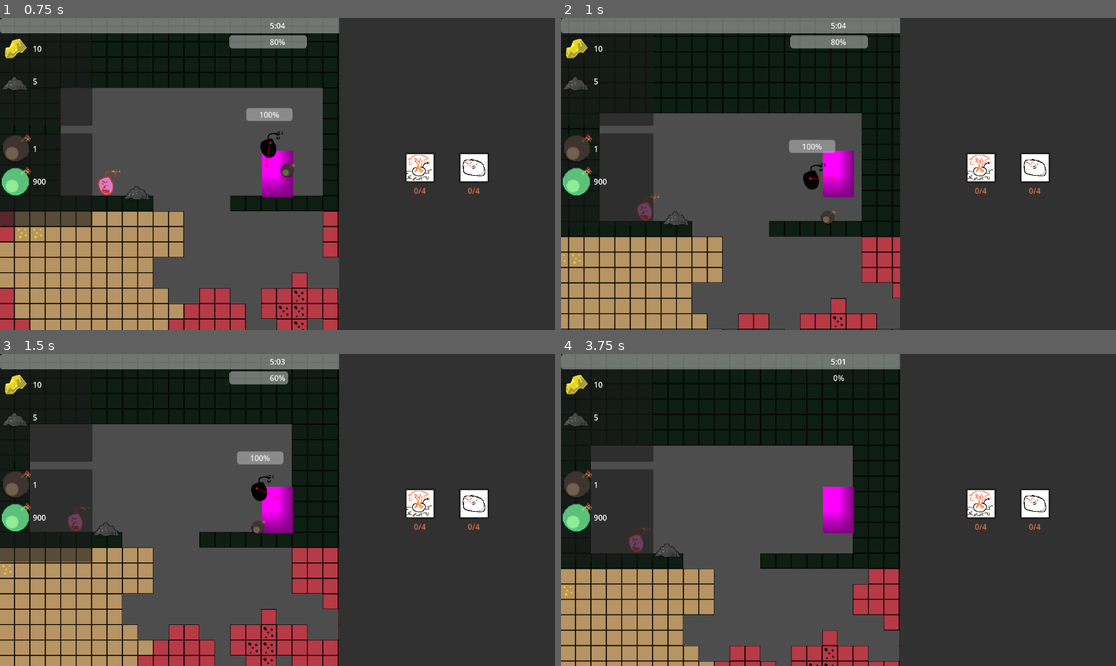
Above: before the commit, frames 1-4 (two rows, left to right).
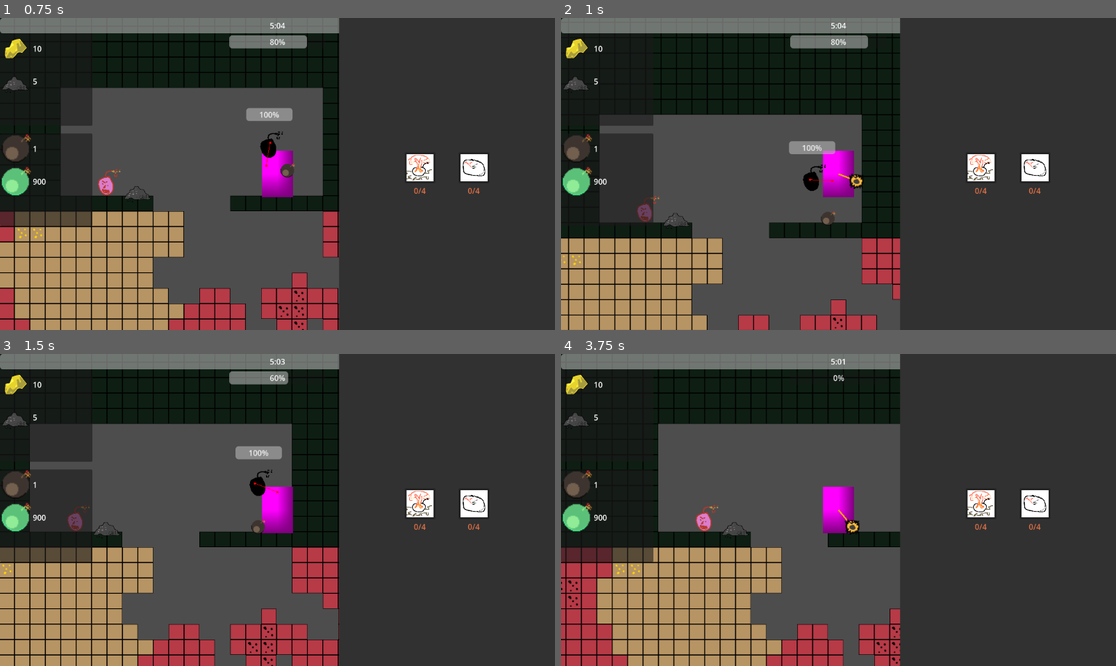
Above: after the commit, the same moments.

Repository: DevFTB/LD57
Game: Godot game, scene res://game.tscn
Two runs of this game, one before a commit and one after it. Both use one fixed random seed, a clock stepped at 60 frames per second and the inputs below.
Inputs (mouse positions are in pixels of both pictures, inside the frame that each line leads up to):
- Up to frame 1 (0.75 s): move the mouse to (399, 158) at 0.52 s; hold D (move_right) from 0.53 s (still down); click (399, 158) at 0.6 s
- Up to frame 2 (1 s): keep holding D (move_right); tap W (jump) at 0.77 s; right-click (960, 158) at 0.8 s
- Up to frame 3 (1.5 s): keep holding D (move_right); tap W (jump) at 1.07 s; move the mouse to (166, 525) at 1.27 s; right-click (166, 525) at 1.35 s
- Up to frame 4 (3.75 s): tap W (jump) at 1.52, 1.55, 1.82, 3.02, 3.32 s; move the mouse to (894, 441) at 2.02 s; release D (move_right) at 2.03 s; hold A (move_left) 2.03-2.78 s; hold W (jump) 2.03-2.78 s; click (894, 441) at 2.3 s; move the mouse to (810, 572) at 2.77 s; hold D (move_right) from 2.78 s (still down); tap E (interact) at 2.85 s; right-click (810, 572) at 3.05 s; move the mouse to (1005, 556) at 3.52 s; hold 1 (select_bomb_1) from 3.53 s (still down)

Frame 1 is identical in both runs. In frame 2, 3.9% of the frame differs, in the area x 0-62%, y 5-100%; in frame 3, 2.4%; in frame 4, 26%, in the area x 0-62%, y 4-100%.

Commit message:
added grapple hook and grapple point

Diff:
--- /dev/null
+++ b/entities/player/grapple_point.gd
@@ -0,0 +1,53 @@
+extends CharacterBody2D
+class_name GrapplePoint
+signal attached
+
+enum GrappleState {
+	INACTIVE, SEARCHING, ATTACHED
+}
+
+@export var speed: float = 1000.0
+@export var max_attachment_distance := 1500.0
+@onready var player: Player = get_parent()
+
+var grapple_state: GrappleState
+
+func _ready() -> void:
+	set_state(GrappleState.INACTIVE)
+
+func throw(direction: Vector2) -> void:
+	position = player.position
+	velocity = direction * speed
+	set_state(GrappleState.SEARCHING)
+
+func _physics_process(_delta: float) -> void:
+	move_and_slide()
+	queue_redraw()
+
+	if grapple_state == GrappleState.SEARCHING:
+		if position.distance_to(player.position) > max_attachment_distance:
+			cancel()
+		elif get_slide_collision_count() > 0 and grapple_state == GrappleState.SEARCHING:
+			for i in range(get_slide_collision_count()):
+				var collision := get_slide_collision(i)
+				var collider := collision.get_collider()
+				if collider is TileMapLayer:
+					velocity = Vector2.ZERO
+					set_state(GrappleState.ATTACHED)
+					attached.emit()
+
+func cancel() -> void:
+	set_state(GrappleState.INACTIVE)
+	velocity = Vector2.ZERO
+
+func set_state(new_state: GrappleState) -> void:
+	grapple_state = new_state
+	match grapple_state:
+		GrappleState.INACTIVE:
+			hide()
+		_:
+			show()
+
+func _draw():
+	if not grapple_state == GrappleState.INACTIVE:
+		draw_line(Vector2(), player.position - position, Color.ORANGE, 3.0)
--- a/entities/player/player.gd
+++ b/entities/player/player.gd
@@ -1,15 +1,14 @@
 extends GroundedCharacterController
 class_name Player
-
-class ThrowReleasedEventData:
-	var position: Vector2
-	var impulse: Vector2
-	var bomb_type: BombType
 
 signal interacted
 
 signal throw_initiated()
 signal throw_released(data: ThrowReleasedEventData)
+
+enum MovementState {
+	FREE, GRAPPLE
+}
 
 @export var available_bomb_types: Array[BombType]
 
@@ -17,12 +16,15 @@
 @export var throw_force_curve: Curve
 @export var throw_strength_curve: Curve
 @export var maximum_throw_hold_time := 1.0
+
 var _holding_throw := false
 var _throw_action_held_time := 0.0
 var selected_bomb_item: Item
 var can_throw := true
 
 var upgrade_state: PlayerUpgradeState = PlayerUpgradeState.new()
+
+var current_movement_state: MovementState = MovementState.FREE
 
 @onready var mineral_inventory_component: InventoryComponent = $MineralInventoryComponent
 @onready var bomb_inventory_component: InventoryComponent = $BombInventoryComponent
@@ -35,9 +37,21 @@
 		var items := inv.get_items()
 		selected_bomb_item = items.front()
 
+	grapple_point.attached.connect(_on_grapple_attached)
+
 
 func _physics_process(delta: float) -> void:
-	super._physics_process(delta)
+	check_collsions()
+
+	match current_movement_state:
+		MovementState.FREE:
+			handle_jump()
+			handle_direction(delta)
+			handle_gravity(delta)
+		MovementState.GRAPPLE:
+			handle_grapple(delta)
+
+	apply_movement()
 
 	if Input.is_action_just_pressed("interact"):
 		interacted.emit()
@@ -63,6 +77,31 @@
 
 		if _throw_action_held_time > maximum_throw_hold_time:
 			_on_throw_release(1.0)
+
+	if Input.is_action_just_released("traverse"):
+		match grapple_point.grapple_state:
+			GrapplePoint.GrappleState.INACTIVE:
+				grapple_point.throw(global_position.direction_to(get_global_mouse_position()))
+			_:
+				grapple_point.cancel()
+				current_movement_state = MovementState.FREE
+
+@export var grapple_speed: float = 400.0
+@onready var grapple_point: GrapplePoint = $GrapplePoint
+
+const GRAPPLE_MIN_PULL_DISTANCE := 60
+
+func handle_grapple(_delta: float) -> void:
+	# pull player towards grapple point
+	var direction := position.direction_to(grapple_point.position)
+	var distance := position.distance_to(grapple_point.position)
+
+	if distance > GRAPPLE_MIN_PULL_DISTANCE:
+		_frame_velocity = direction * grapple_speed
+
+func _on_grapple_attached() -> void:
+	current_movement_state = MovementState.GRAPPLE
+
 
 func switch_selected_bomb(index: int) -> void:
 	var items := bomb_inventory_component.inventory.get_items()
@@ -110,3 +149,8 @@
 
 func _on_bomb_cooldown_timeout():
 	can_throw = true
+
+class ThrowReleasedEventData:
+	var position: Vector2
+	var impulse: Vector2
+	var bomb_type: BombType
--- a/entities/player/player.tscn
+++ b/entities/player/player.tscn
@@ -7,6 +7,8 @@
 [ext_resource type="PackedScene" uid="uid://bdhnok20thjuo" path="res://entities/common/health_component.tscn" id="5_fkugw"]
 [ext_resource type="PackedScene" uid="uid://eenrl1ayi2xr" path="res://entities/common/hurtbox_component.tscn" id="6_8fjmc"]
 [ext_resource type="Script" uid="uid://lw70x0du5vba" path="res://entities/player/bomb_strength_progress_bar.gd" id="7_qiwj3"]
+[ext_resource type="Script" uid="uid://yprph7eiqbic" path="res://entities/player/grapple_point.gd" id="8_26q78"]
+[ext_resource type="Texture2D" uid="uid://b6753y8fi3avo" path="res://entities/player/grapple/grapple_hook.png" id="9_bectd"]
 
 [sub_resource type="Curve" id="Curve_qiwj3"]
 _limits = [0.0, 1000.0, 0.0, 1.0]
@@ -35,6 +37,8 @@
 gradient = SubResource("Gradient_8fjmc")
 width = 112
 height = 24
+
+[sub_resource type="CircleShape2D" id="CircleShape2D_bectd"]
 
 [node name="Player" type="CharacterBody2D"]
 collision_layer = 2
@@ -83,4 +87,15 @@
 script = ExtResource("7_qiwj3")
 player = NodePath("..")
 
+[node name="GrapplePoint" type="CharacterBody2D" parent="."]
+top_level = true
+collision_layer = 0
+script = ExtResource("8_26q78")
+
+[node name="CollisionShape2D" type="CollisionShape2D" parent="GrapplePoint"]
+shape = SubResource("CircleShape2D_bectd")
+
+[node name="GrappleHookSprite" type="Sprite2D" parent="GrapplePoint"]
+texture = ExtResource("9_bectd")
+
 [connection signal="timeout" from="BombCooldown" to="." method="_on_bomb_cooldown_timeout"]
--- a/project.godot
+++ b/project.godot
@@ -77,6 +77,11 @@
 "events": [Object(InputEventKey,"resource_local_to_scene":false,"resource_name":"","device":-1,"window_id":0,"alt_press …(195 unchanged characters)…
 ]
 }
+traverse={
+"deadzone": 0.2,
+"events": [Object(InputEventMouseButton,"resource_local_to_scene":false,"resource_name":"","device":-1,"window_id":0,"alt_pressed":false,"shift_pressed":false,"ctrl_pressed":false,"meta_pressed":false,"button_mask":2,"position":Vector2(98, 10),"global_position":Vector2(107, 56),"factor":1.0,"button_index":2,"canceled":false,"pressed":true,"double_click":false,"script":null)
+]
+}
 
 [layer_names]
 
Binary file added: entities/player/grapple/grapple_hook.png
Not shown, added: entities/player/grapple/grapple_hook.png.import
Not shown, added: entities/player/grapple_point.gd.uid
Not shown: 1 places in entities/player/player.tscn that only renumber resources
